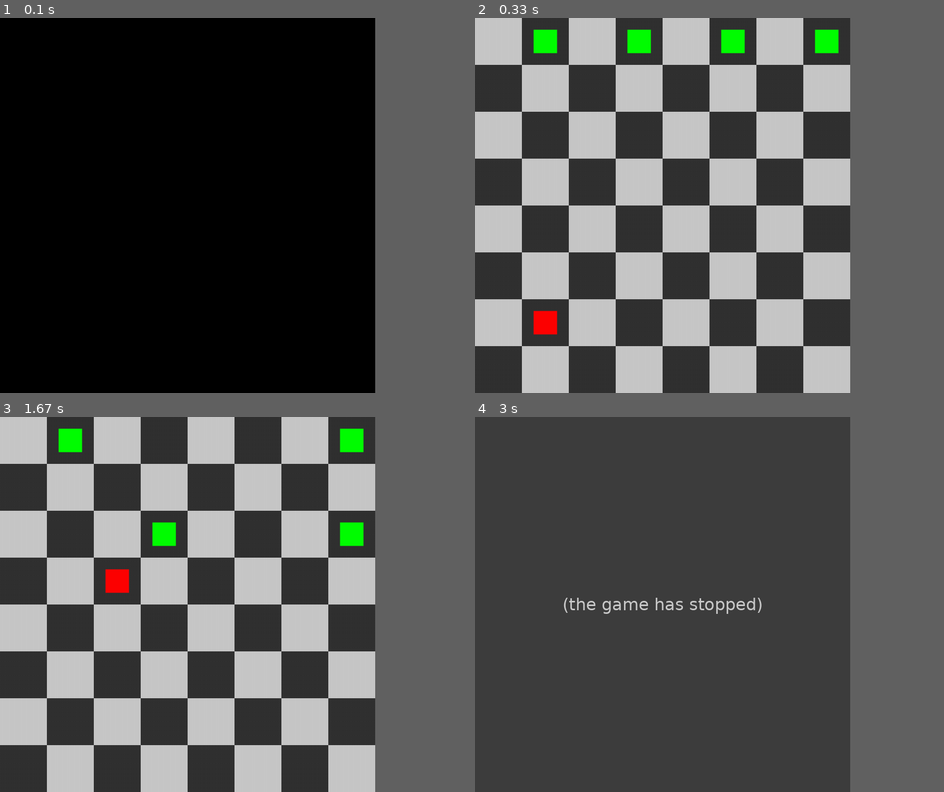
Above: before the commit, frames 1-4 (two rows, left to right).
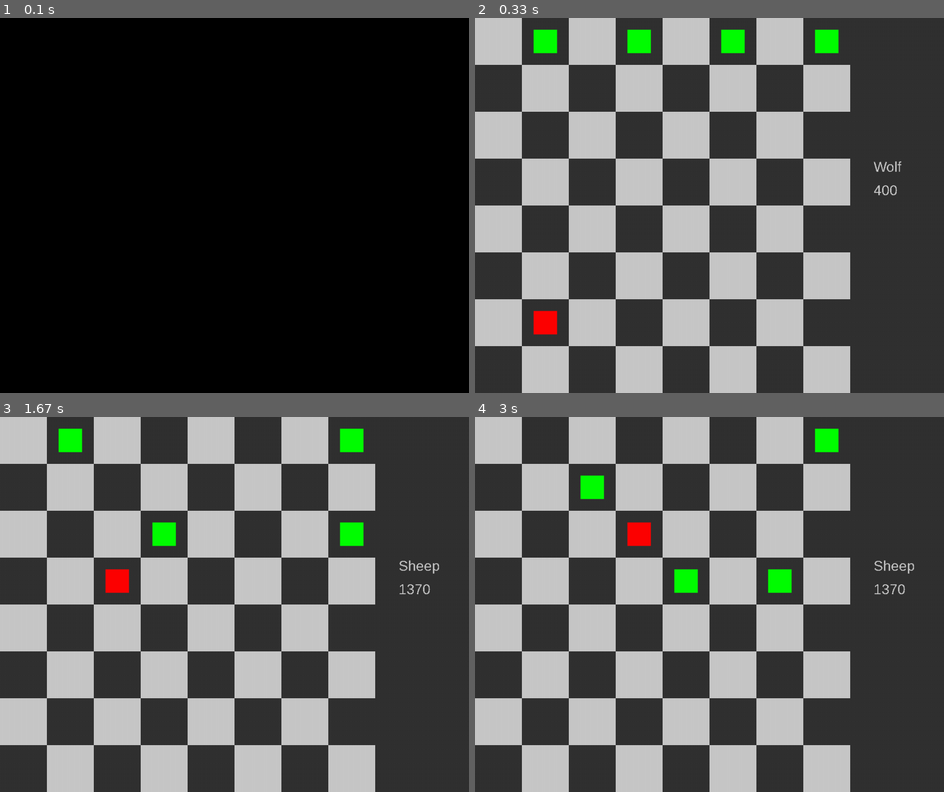
Above: after the commit, the same moments.

Repository: mprostakk/WSI
Game: pygame game, started from zad3/main.py
Two runs of this game, one before a commit and one after it. Both use one fixed random seed, a clock stepped at 60 frames per second and the inputs below.
Inputs:
- Up to frame 1 (0.1 s): no input
- Up to frame 2 (0.33 s): no input
- Up to frame 3 (1.67 s): no input
- Up to frame 4 (3 s): tap Enter at 1.87, 2.53 s
In our replay, the window is 720x720 before the commit and 900x720 after it. These sizes can differ from the game's own. Grey fills any space a smaller window leaves; there, only what the larger window draws over its background counts as a difference.

The runs differ from the first frame. In frame 1, only the window size differs. In frame 2, 0.1% of the frame differs, in the area x 85-91%, y 38-48%; in frame 3, 0.2%; in frame 4, 42%, in the area x 0-94%, y 0-100%.
Before the commit the program exited at 2.6 s; later frames show no game.

Commit message:
Implement adding score to pygame

Diff:
--- a/zad3/board.py
+++ b/zad3/board.py
@@ -1,3 +1,4 @@
+import random
 from copy import copy
 from typing import List
 
@@ -7,7 +8,8 @@
 class Board:
     def __init__(self) -> None:
         # Real game points
-        self.wolf = (7, 0)
+        x_wolf = random.randint(0, 3) * 2
+        self.wolf = (7, x_wolf)
         self.sheep = [(0, 1), (0, 3), (0, 5), (0, 7)]
 
     def draw(self) -> None:
--- a/zad3/board_pygame.py
+++ b/zad3/board_pygame.py
@@ -12,9 +12,10 @@
             (0, 255, 0),
         )
         self.size = self.screen_size // 8
-        self.game_display = pygame.display.set_mode((800, 800))
+        self.game_display = pygame.display.set_mode((self.screen_size + 200, self.screen_size))
+        self.font = pygame.font.SysFont("helvetica", 30)
 
-    def draw_board(self, board: Board):
+    def draw_board(self, board: Board, wolf_moves: bool, score: int):
         self.game_display.fill(self.black)
 
         for x in range(8):
@@ -41,4 +42,14 @@
                 (sheep[1] * s + s2 // 2, sheep[0] * s + s2 // 2, s2, s2),
             )
 
+        if wolf_moves:
+            text_move = self.font.render("Wolf", False, self.white)
+        else:
+            text_move = self.font.render("Sheep", False, self.white)
+
+        text_score = self.font.render(f"{score}", False, self.white)
+
+        self.game_display.blit(text_move, (self.screen_size + 50, self.screen_size // 2 - 100))
+        self.game_display.blit(text_score, (self.screen_size + 50, self.screen_size // 2 - 50))
+
         pygame.display.update()
--- a/zad3/main.py
+++ b/zad3/main.py
@@ -11,10 +11,13 @@
     wolf_moves = True
     sheep_is_ai = True
     board = Board()
+
+    d_wolf = 6
+    d_sheep = 6
+
     board.draw()
-
     pygame.init()
-
+    pygame.font.init()
     board_pygame = BoardPygame()
 
     while not board.is_terminal():
@@ -23,10 +26,11 @@
             d = defaultdict(list)
 
             for wolf_move in get_wolf_boards(board):
-                min_max_value = wolf_ai.min_max(wolf_move, 1, maximizing=False)
+                min_max_value = wolf_ai.min_max(wolf_move, d_wolf, maximizing=False)
                 d[min_max_value].append(wolf_move)
 
             new_board = random.choice(d[max(d)])
+            score = max(d)
             board = new_board
             print("Wolf: ", max(d))
 
@@ -41,9 +45,10 @@
                 d = defaultdict(list)
 
                 for sheep_move in get_sheep_boards(board):
-                    min_max_value = sheep_ai.min_max(sheep_move, 6, maximizing=True)
+                    min_max_value = sheep_ai.min_max(sheep_move, d_sheep, maximizing=True)
                     d[min_max_value].append(sheep_move)
 
+                score = min(d)
                 new_board = random.choice(d[min(d)])
                 board = new_board
 
@@ -51,18 +56,22 @@
 
         # board.draw()
         pygame.time.wait(200)
-        board_pygame.draw_board(board)
+        board_pygame.draw_board(board, wolf_moves, score)
 
         wolf_moves = not wolf_moves
 
-    pygame.quit()
+    board.draw()
 
     if board.did_wolf_win():
         print("Wolf won")
     elif board.did_sheep_win():
         print("Sheep won")
+        print("!" * 100)
     else:
         print("Draw?")
+
+    # _ = input()
+    pygame.quit()
 
 
 if __name__ == "__main__":
